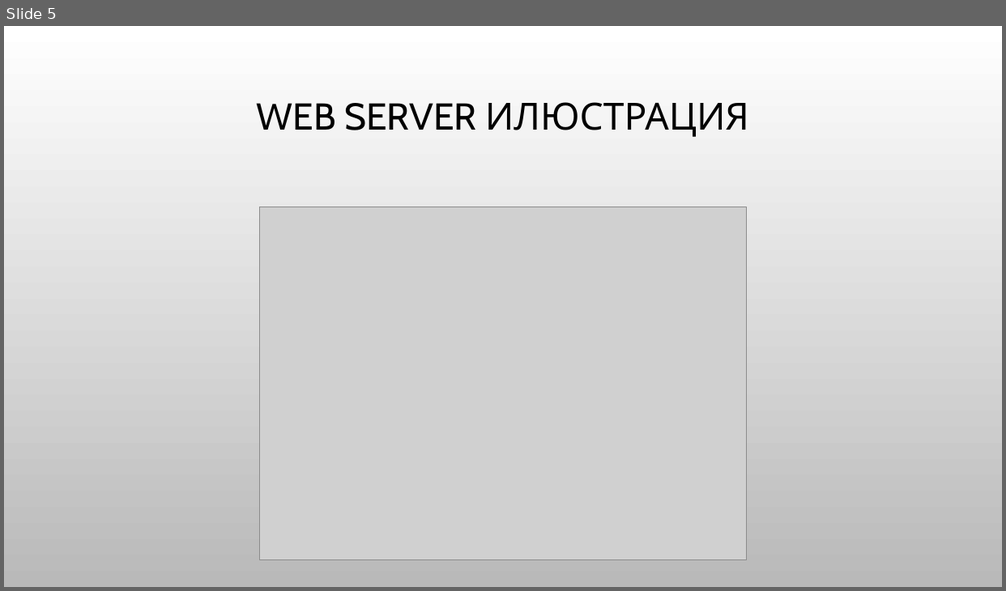
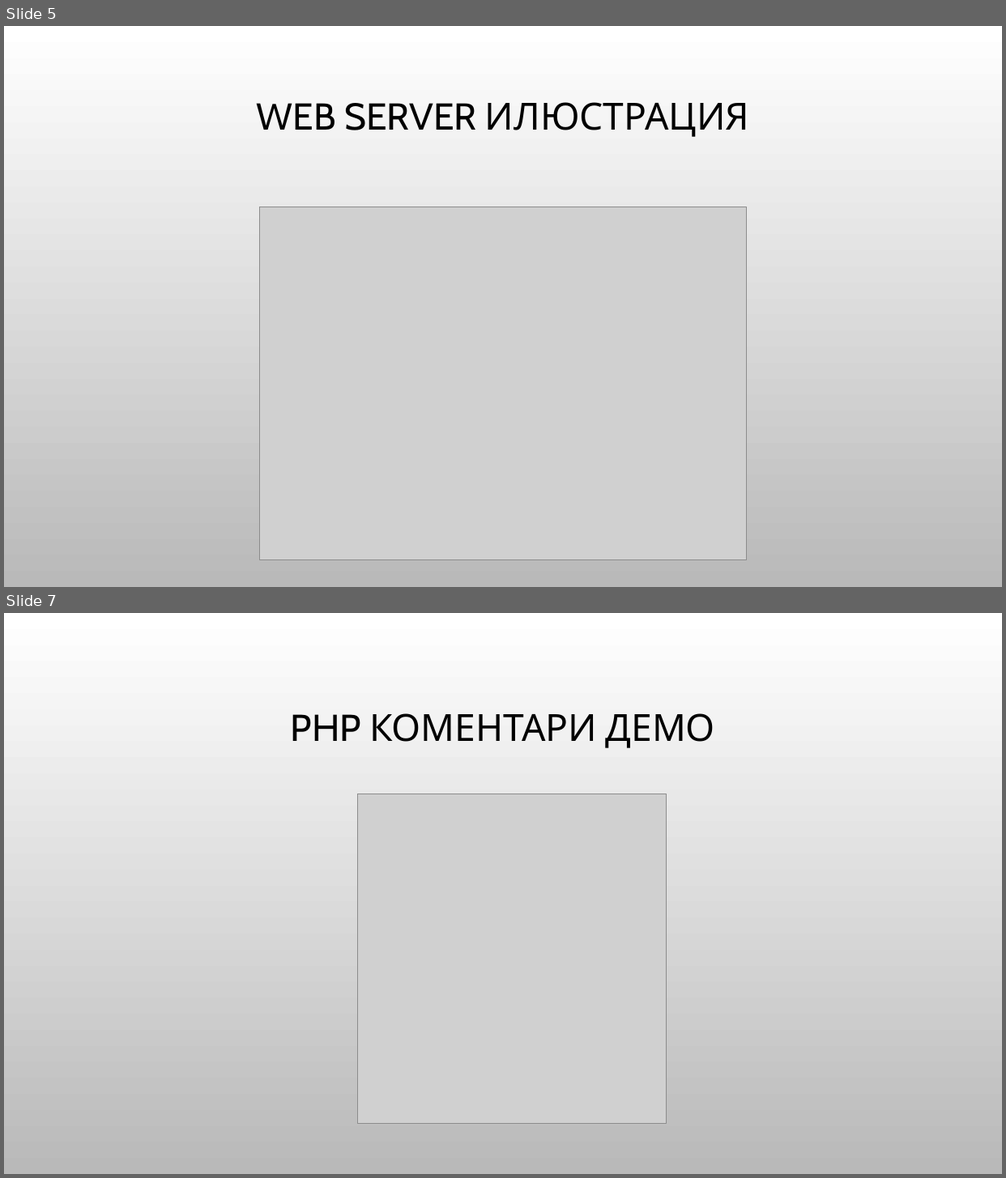
Before and after one commit to Bilyukov/php-mysql-course, a slide deck: 04.php-basics.pptx. Shown one above the other, each under a label of ours: slide 5 before the commit, slides 5 and 7 after it; the slides between them are not shown. The pictures are 1006x591 and 1006x1178 pixels, drawn with LibreOffice and Linux fonts; fonts in the diff are those of the drawing; grey boxes stand for pictures; background and template pictures are left out. Boxes give left, top, right and bottom in pixels: in the first picture for what was removed or moved away, otherwise in the second. Text is boxed around its words. In the diff, an @@ line names an element or a change of style, - is before the commit and + after.

```diff
--- a/04.php-basics.pptx
+++ b/04.php-basics.pptx
@@ slide 7 added at (4,613,1002,1174), background picture (left out) @@
@@ title added at (291,713,715,748), 36 pt, text #000000 @@
+PHP КОМЕНТАРИ ДЕМО
@@ picture added at (358,794,667,1123) @@
```
Also in this commit, not shown: 1 slide changed, 7 other slides added, 6 other files.
